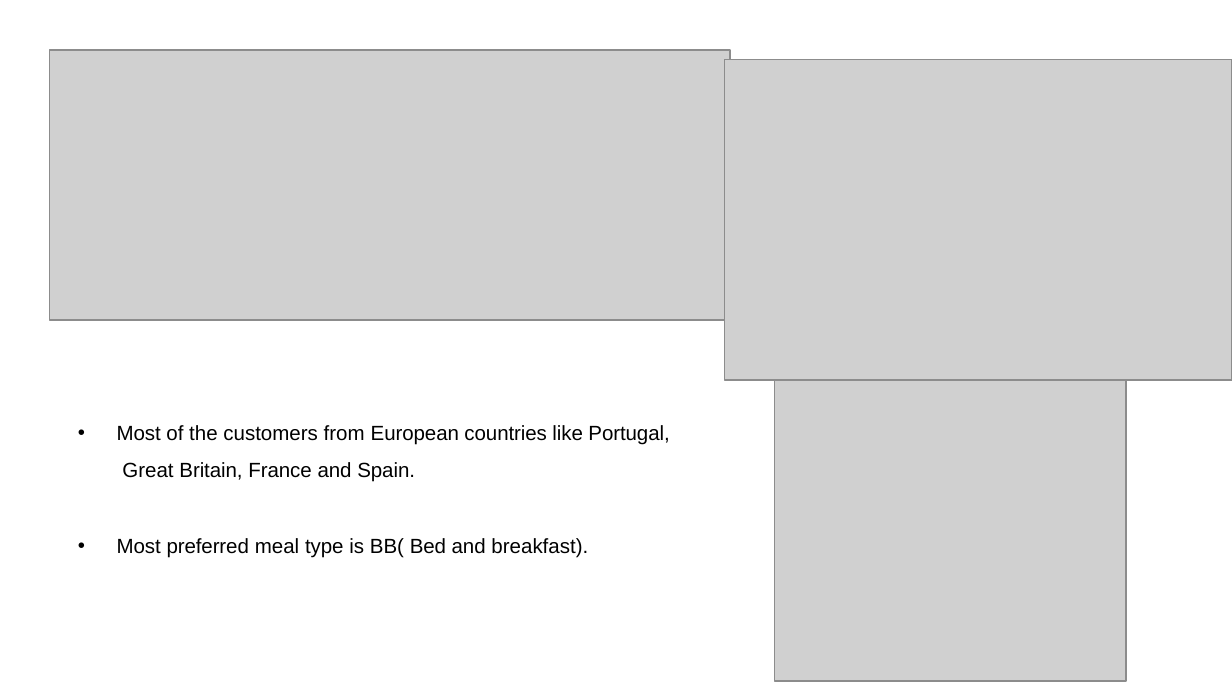
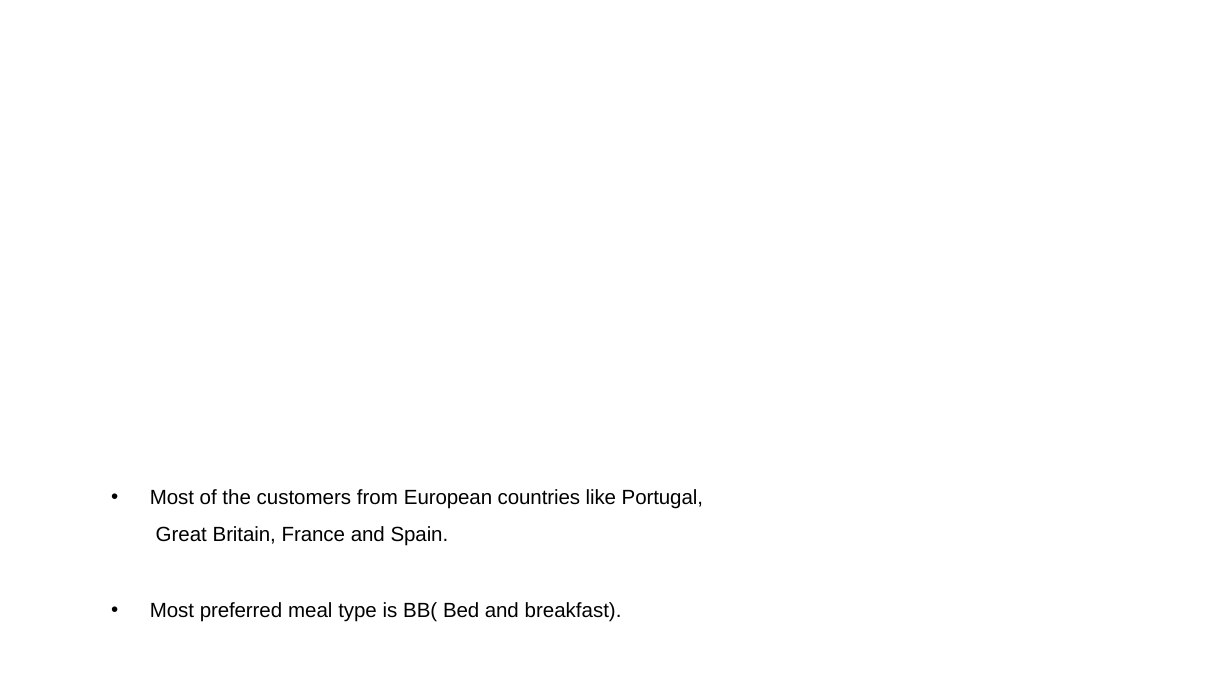
Before and after one commit to kuresh02/Hotel_Booking_EDA, a slide deck: slide 17 of Dfordata_eda_powerpoint.pptx (slide 16 before the commit). Drawn at 1232x693 pixels with LibreOffice and Linux fonts; fonts in the diff are those of the drawing; grey boxes stand for pictures; background and template pictures are left out. Boxes give left, top, right and bottom in pixels: in the first picture for what was removed or moved away, otherwise in the second. Text is boxed around its words. In the diff, an @@ line names an element or a change of style, - is before the commit and + after.

Commit message:
New updated ppt

```diff
--- a/Dfordata_eda_powerpoint.pptx
+++ b/Dfordata_eda_powerpoint.pptx
@@ picture removed at (49,49,729,319) @@
@@ picture removed at (724,59,1232,379) @@
@@ picture removed at (775,357,1126,681) @@
@@ text "Most of the customers from ...": place and size @@
-text "Most of the customers from ..." at (117,425,669,558)
+text "Most of the customers from ..." at (150,489,703,622)
```
Also in this commit, not shown: 1 slide added.
